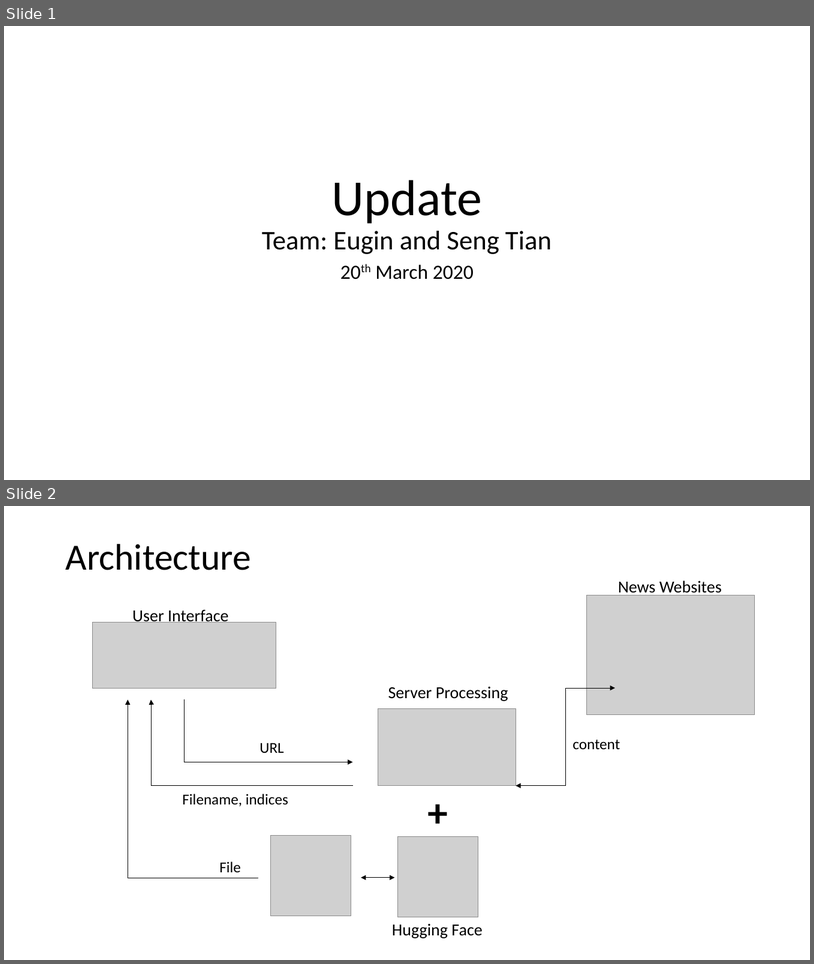
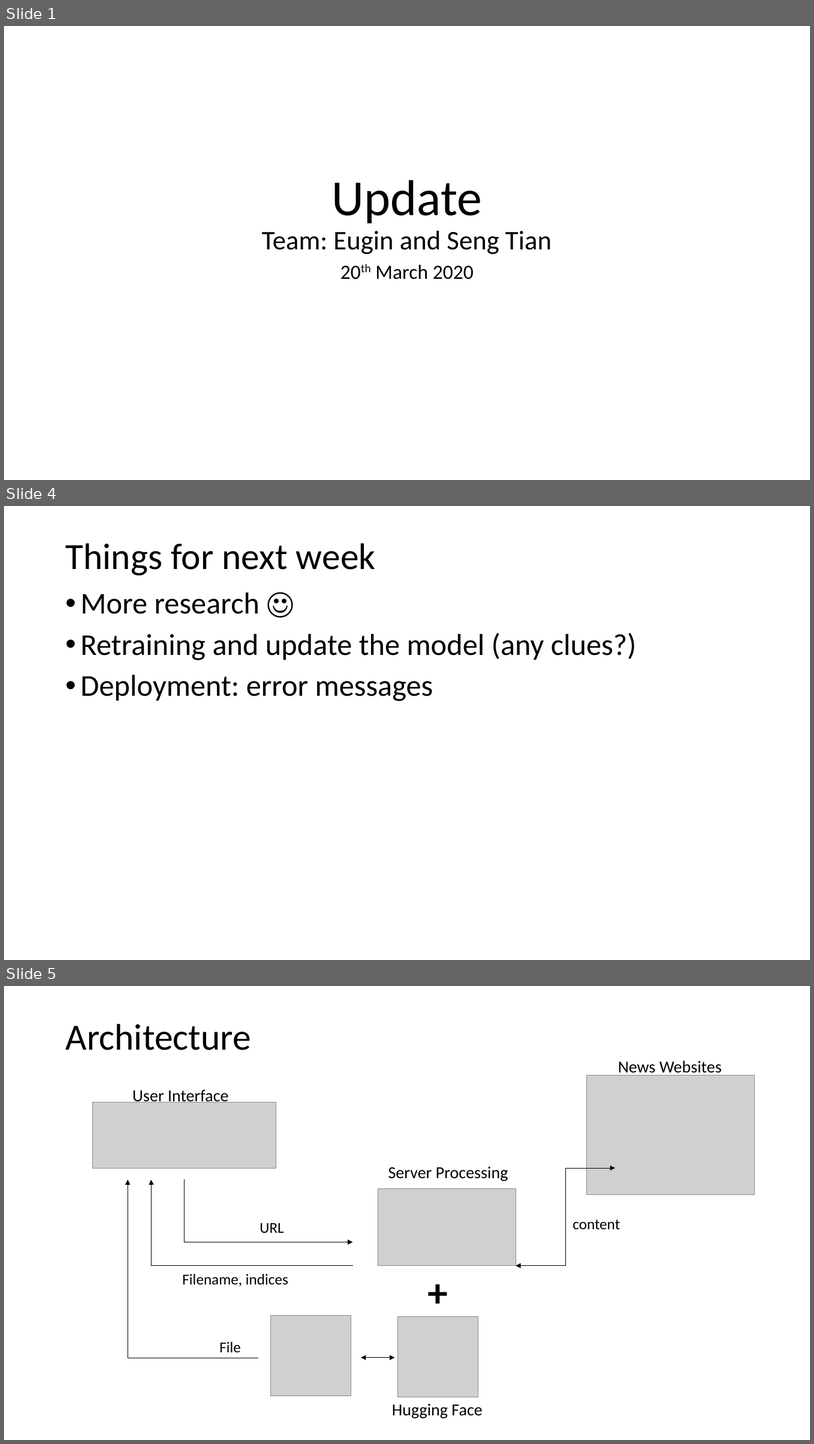
Before and after one commit to koayst/rp_capstone, a slide deck: docs/Update_20Mar2020.pptx. Shown one above the other, each under a label of ours: slides 1 and 2 before the commit, slides 1, 4 and 5 after it; the slides between them are not shown. The pictures are 814x964 and 814x1444 pixels, drawn with LibreOffice and Linux fonts; fonts in the diff are those of the drawing; grey boxes stand for pictures. Boxes give left, top, right and bottom in pixels: in the first picture for what was removed or moved away, otherwise in the second. Text is boxed around its words. In the diff, an @@ line names an element or a change of style, - is before the commit and + after.

```diff
--- a/docs/Update_20Mar2020.pptx
+++ b/docs/Update_20Mar2020.pptx
@@ slide 4 added at [4,506,810,960], background #FFFFFF @@
@@ title added at [65,543,376,576], 44 pt, text #000000 @@
+Things for next week
@@ text added at [81,592,637,701], 36 pt, text #000000 @@
+• More research ☺
+• Retraining and update the model (any clues?)
+• Deployment: error messages
@@ what was slide 2 is now slide 5 @@
```
Also in this commit, not shown: 2 other slides added.
